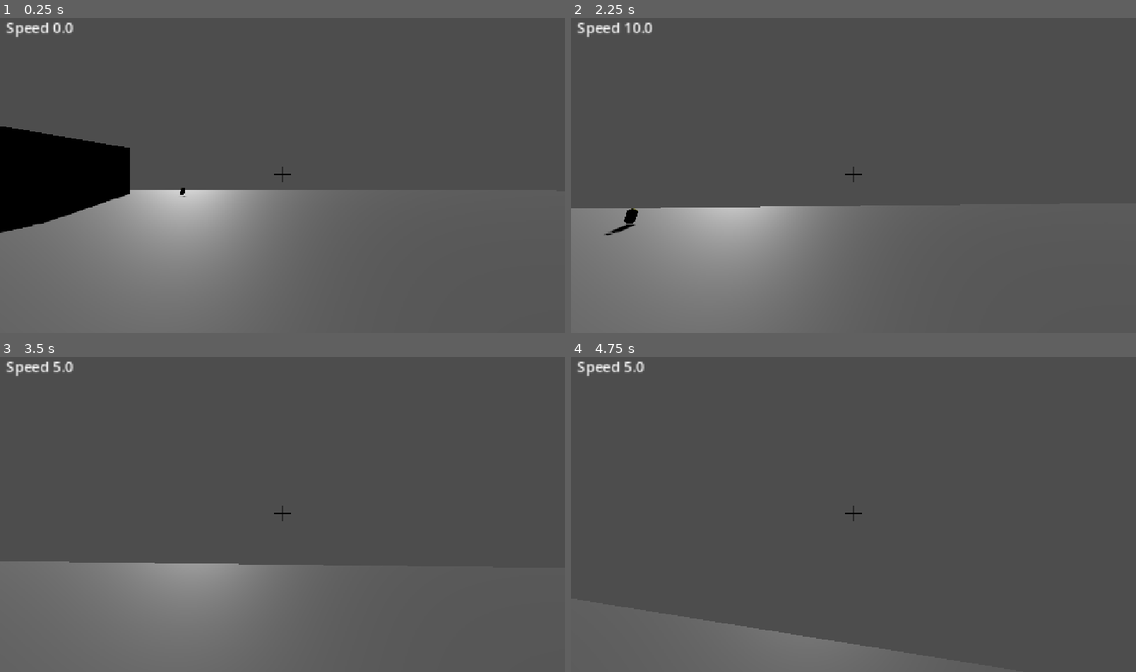
Above: before the commit, frames 1-4 (two rows, left to right).
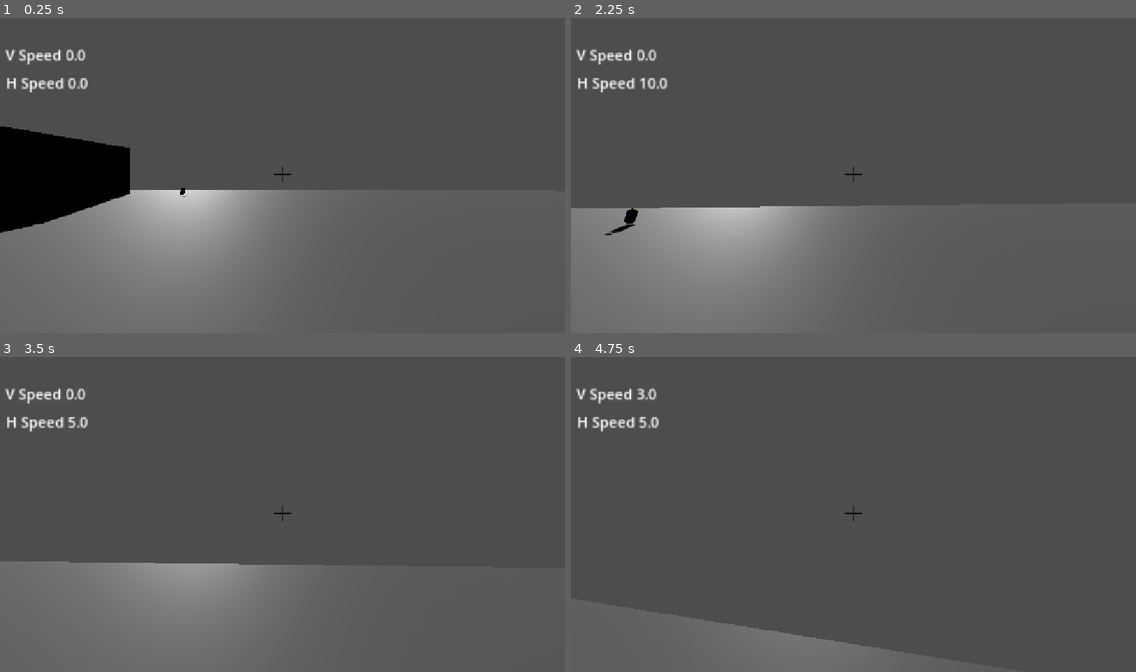
Above: after the commit, the same moments.

Repository: zenix2201-hash/Grapple-Man
Game: Godot game, scene res://Corridor.tscn
Two runs of this game, one before a commit and one after it. Both use one fixed random seed, a clock stepped at 60 frames per second and the inputs below.
Inputs (mouse positions are in pixels of both pictures, inside the frame that each line leads up to):
- Up to frame 1 (0.25 s): no input
- Up to frame 2 (2.25 s): tap Enter at 0.5 s; move the mouse to (881, 172) at 0.52 s; hold Shift (Sprint) 0.53-1.28 s; hold W (move_up) from 0.53 s (still down); tap Space (jump) at 0.77, 1.52 s; move the mouse to (825, 175) at 1.27 s; tap Q (grapple) at 1.35 s; move the mouse to (864, 169) at 2.02 s; hold Shift (Sprint) from 2.03 s (still down)
- Up to frame 3 (3.5 s): keep holding W (move_up); move the mouse to (276, 517) at 2.77 s; release Shift (Sprint) at 2.78 s; tap Q (grapple) at 2.85 s; tap Space (jump) at 3.02 s
- Up to frame 4 (4.75 s): keep holding W (move_up); move the mouse to (893, 517) at 3.52 s; hold Shift (Sprint) 3.53-4.28 s; tap Space (jump) at 3.77, 4.52 s; move the mouse to (808, 508) at 4.27 s; tap Q (grapple) at 4.35 s

The runs differ from the first frame. In frame 1, 0.9% of the frame differs, in the area x 0-16%, y 1-24%; in frame 2, 0.9%, in the area x 0-18%, y 1-24%; in frame 3, 0.9%; in frame 4, 0.9%.

Commit message:
counter fix

Diff:
--- a/3Dplayer.tscn
+++ b/3Dplayer.tscn
@@ -57,9 +57,17 @@
 texture = ExtResource("2_0eqm3")
 
 [node name="speed_counter" type="Label" parent="CanvasLayer" unique_id=290056829]
-offset_left = 12.000001
-offset_top = 2.000001
-offset_right = 77.0
-offset_bottom = 25.0
+offset_left = 12.000003
+offset_top = 115.0
+offset_right = 94.0
+offset_bottom = 138.0
 scale = Vector2(1.85, 1.85)
-text = "Speed: 0"
+text = "H Speed: 0"
+
+[node name="speed_counter_v" type="Label" parent="CanvasLayer" unique_id=648989546]
+offset_left = 11.000001
+offset_top = 57.999996
+offset_right = 93.0
+offset_bottom = 81.0
+scale = Vector2(1.85, 1.85)
+text = "V Speed: 0"
--- a/player.gd
+++ b/player.gd
@@ -32,7 +32,8 @@
 @export var sprint_speed: float = 9.8
 
 #Speed Counter
-@onready var speed_counter = $CanvasLayer/speed_counter
+@onready var speed_counter_h = $CanvasLayer/speed_counter
+@onready var speed_counter_v = $CanvasLayer/speed_counter_v
 
 func _ready() -> void:
 	Input.mouse_mode = Input.MOUSE_MODE_CAPTURED
@@ -53,7 +54,8 @@
 	else:
 		speed = walk_speed
 
-	var current_speed = Vector2(velocity.x, velocity.z).length()
+	var current_speed_h = Vector2(velocity.x, velocity.z).length()
+	var current_speed_v = velocity.y
 
 	# Standard gravity & jumping (bypassed while grappling so swing physics take over)
 	if not is_grappling:
@@ -76,7 +78,9 @@
 			velocity.x = move_toward(velocity.x, 0, speed)
 			velocity.z = move_toward(velocity.z, 0, speed)
 
-	speed_counter.text = "Speed " + str(round(current_speed))
+	speed_counter_h.text = "H Speed " + str(round(current_speed_h))
+	speed_counter_v.text = "V Speed " + str(round(current_speed_v))
+
 
 	_process_wall_run(delta)
 	_process_grapple(delta)
